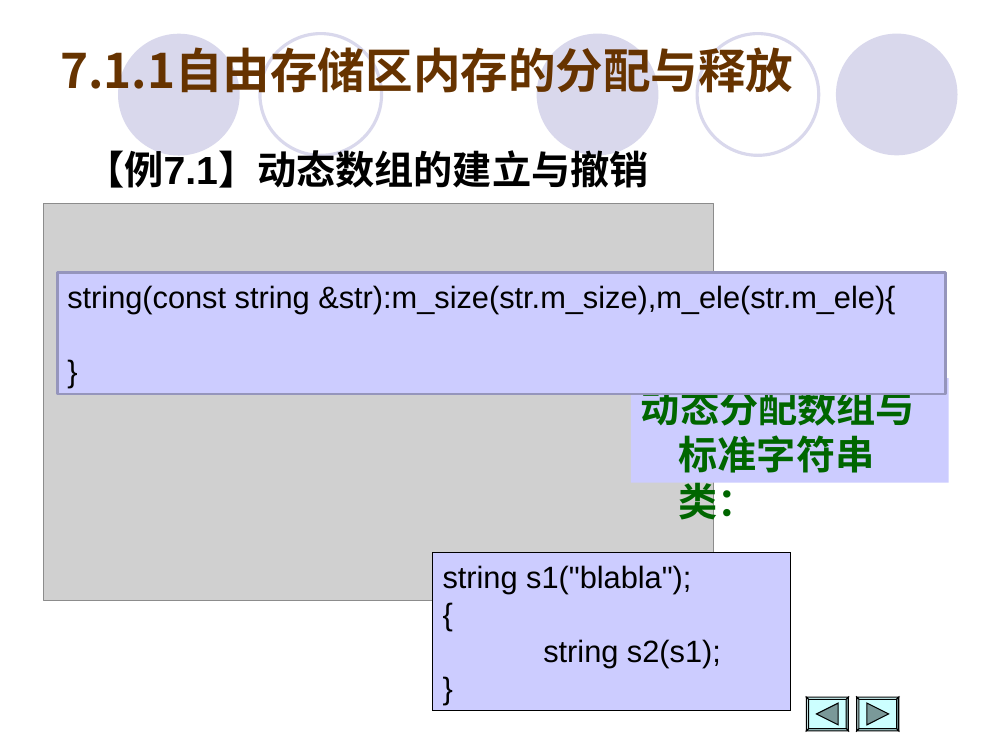
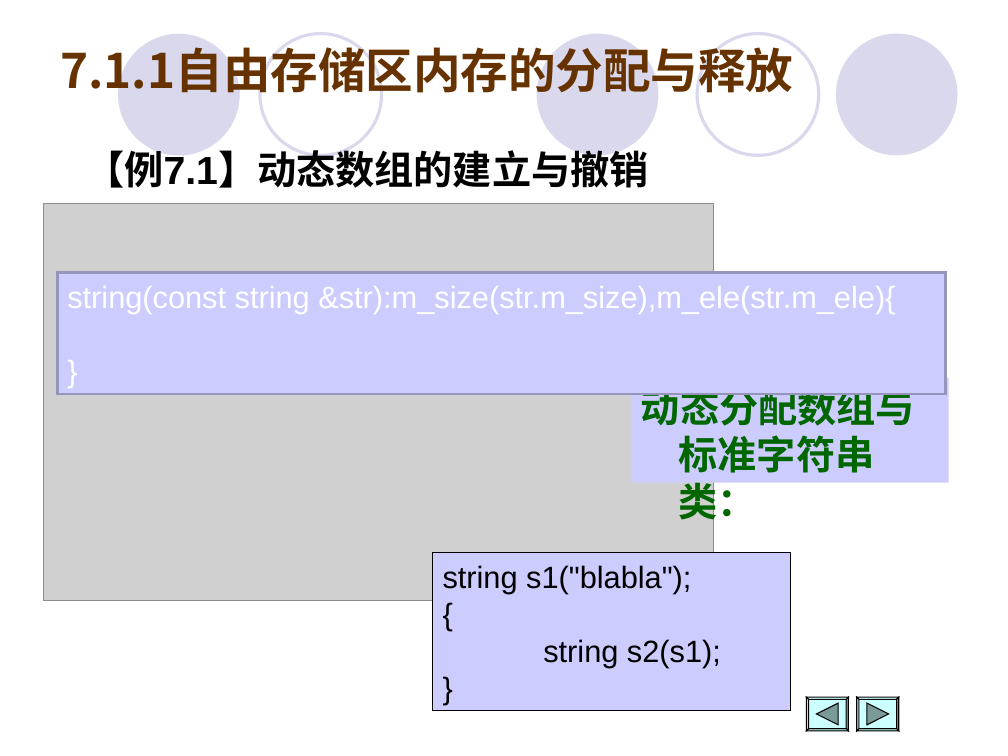
Before and after one commit to Changhe160/Changhe160.github.io, a slide deck: slide 8 of teachingRes/Cplusplus/unit07动态内存分配与数据结构.ppt. Drawn at 1008x756 pixels with LibreOffice and Linux fonts; fonts in the diff are those of the drawing; grey boxes stand for pictures. Boxes give left, top, right and bottom in pixels: in the first picture for what was removed or moved away, otherwise in the second. Text is boxed around its words. In the diff, an @@ line names an element or a change of style, - is before the commit and + after.

```diff
--- a/teachingRes/Cplusplus/unit07动态内存分配与数据结构.ppt
+++ b/teachingRes/Cplusplus/unit07动态内存分配与数据结构.ppt
@@ rectangle "string(const string &str):m_size(str.m_size),m_ele(str.m_ele ..." at bbox=[57, 273, 946, 394]: text colour #000000 to #FFFFFF @@
```
Also in this commit, not shown: 25 other slides changed, 1 slide added.
